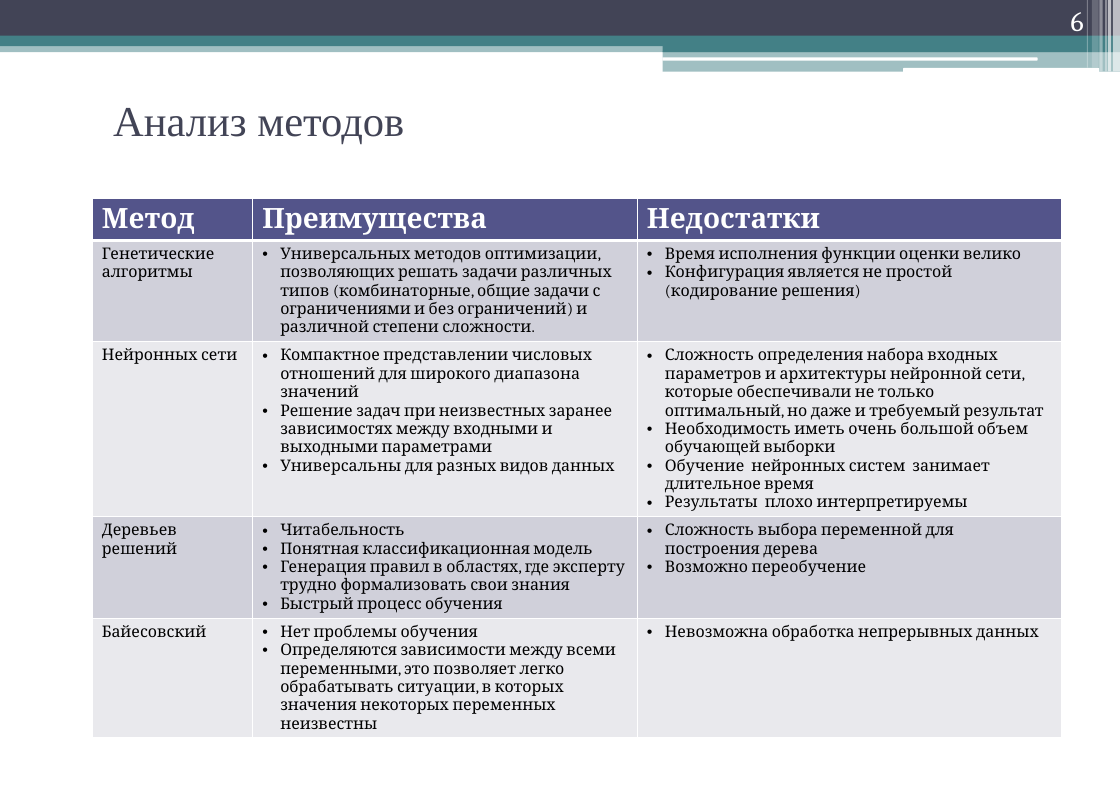
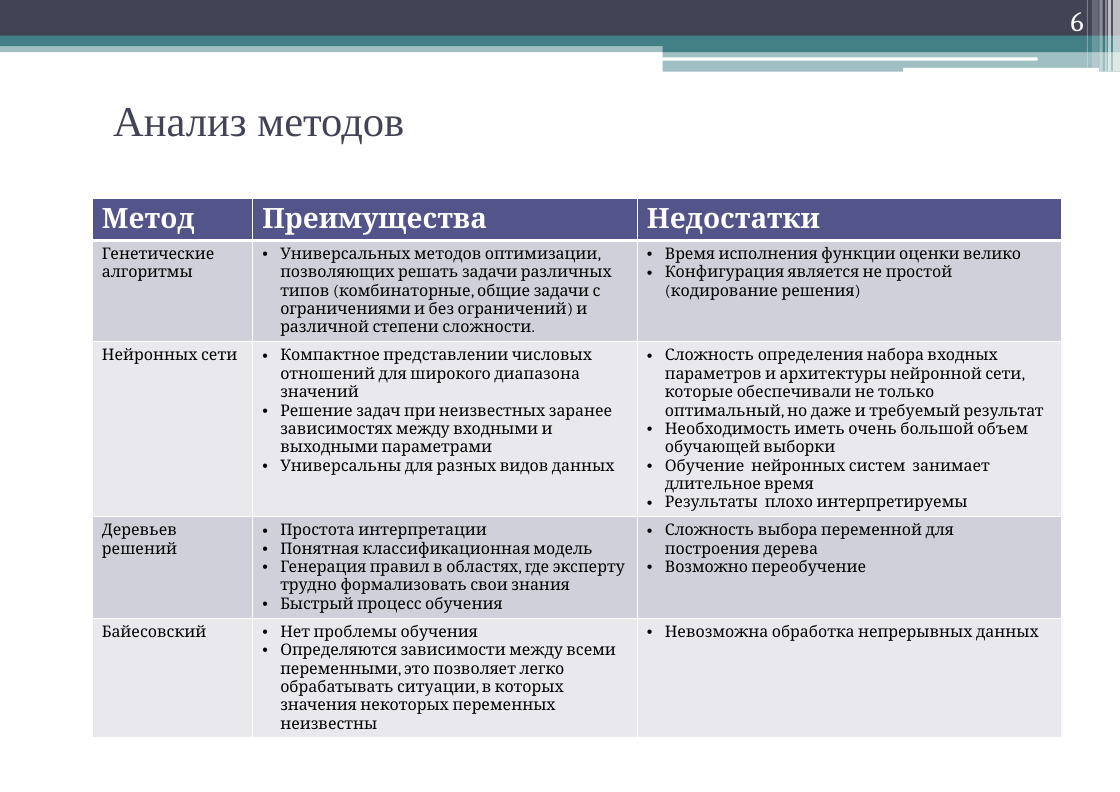
Before and after one commit to geper/DOC_decision_trees, a slide deck: slide 6 of Prezent.pptx. Drawn at 1120x792 pixels with LibreOffice and Linux fonts; fonts in the diff are those of the drawing. Boxes give left, top, right and bottom in pixels: in the first picture for what was removed or moved away, otherwise in the second. Text is boxed around its words. In the diff, an @@ line names an element or a change of style, - is before the commit and + after.

```diff
--- a/Prezent.pptx
+++ b/Prezent.pptx
@@ table at (92, 198, 1062, 736) @@
-row 4, column 2: Читабельность / Понятная классификационная модель / Генерация правил в областях, где эксперту трудно формализовать свои знания / Быстрый процесс обучения
+row 4, column 2: Простота интерпретации / Понятная классификационная модель / Генерация правил в областях, где эксперту трудно формализовать свои знания / Быстрый процесс обучения
```
Also in this commit, not shown: 7 other slides changed, 2 slides added, 2 other files.
